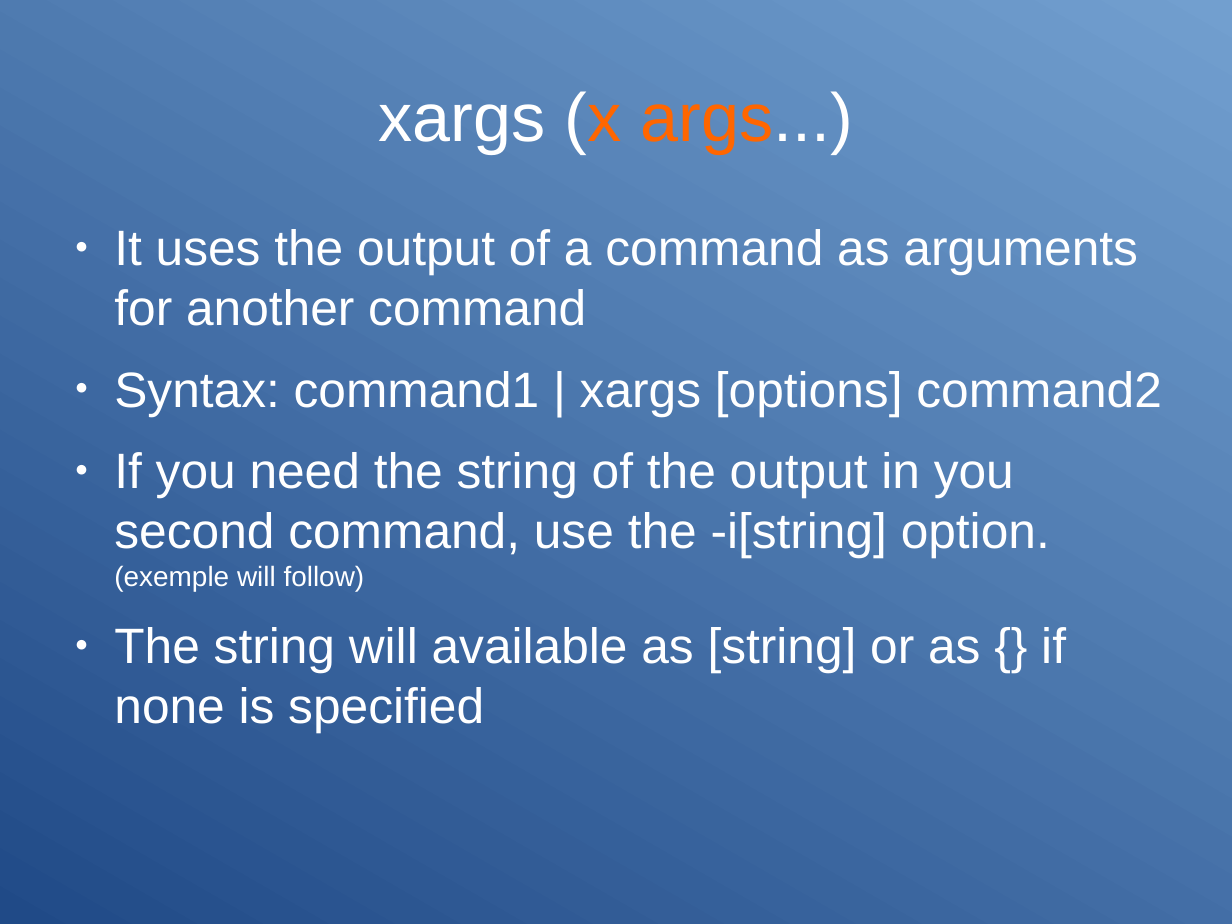
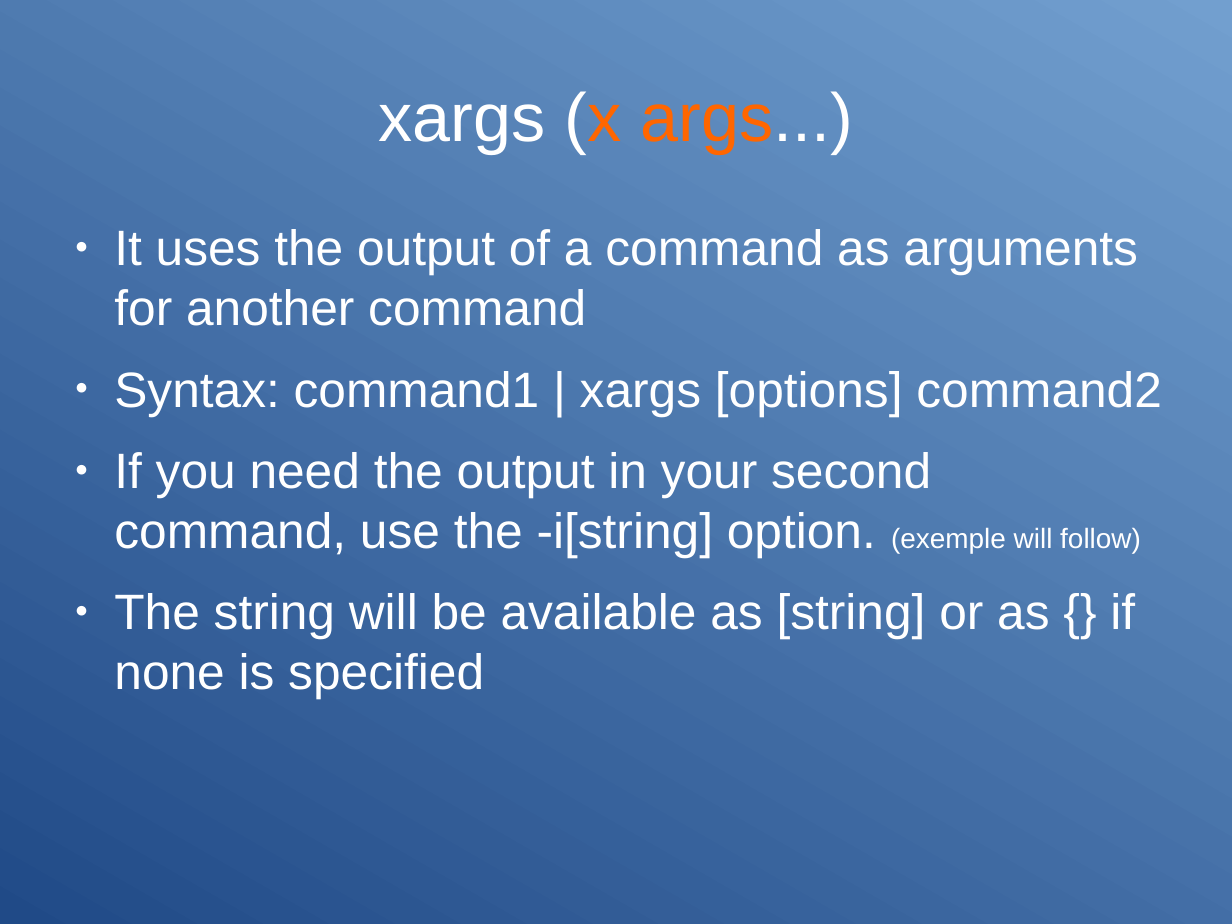
Before and after one commit to Clibre/An-introduction-to-bash, a slide deck: slide 74 of presentation.odp. Drawn at 1232x924 pixels with LibreOffice and Linux fonts; fonts in the diff are those of the drawing. Boxes give left, top, right and bottom in pixels: in the first picture for what was removed or moved away, otherwise in the second. Text is boxed around its words. In the diff, an @@ line names an element or a change of style, - is before the commit and + after.

```diff
--- a/presentation.odp
+++ b/presentation.odp
@@ text at (114,452,1141,699): text changed @@
-● If you need the string of the output in you second command, use the -i[string] option. (exemple will follow)
-● The string will available as [string] or as {} if none is specified
+● If you need the output in your second command, use the -i[string] option. (exemple will follow)
+● The string will be available as [string] or as {} if none is specified
```
Also in this commit, not shown: 20 other slides changed, 1 slide added, 1 slide removed, 2 other files.
